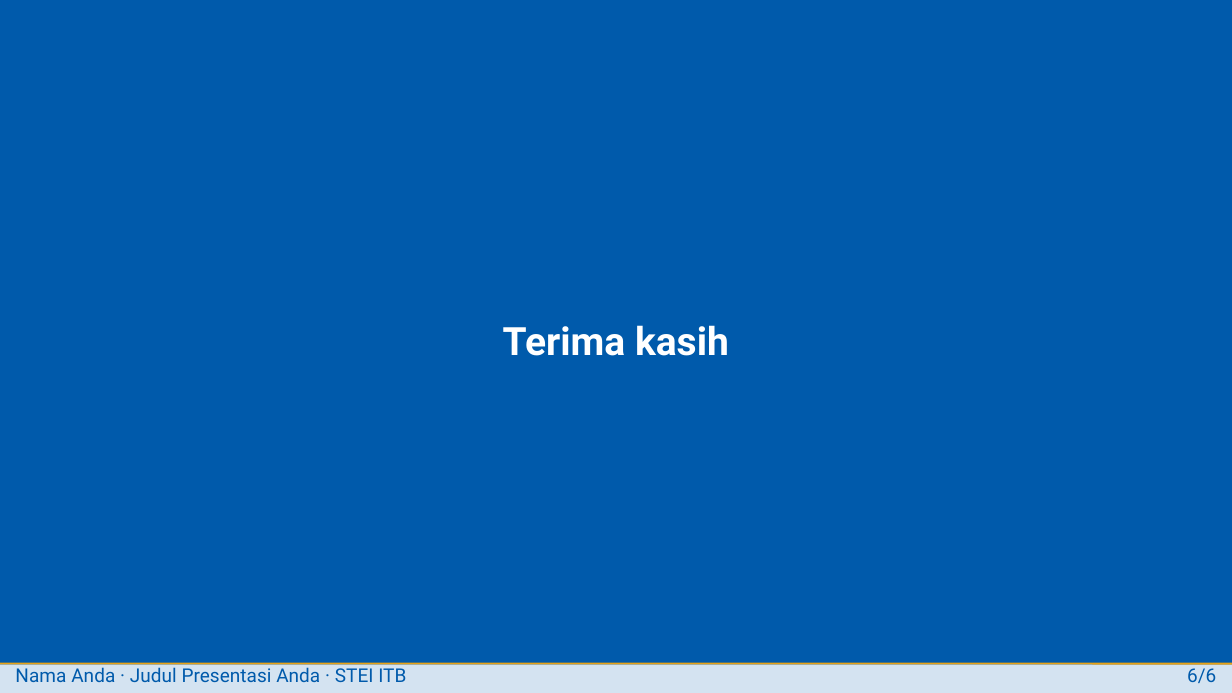
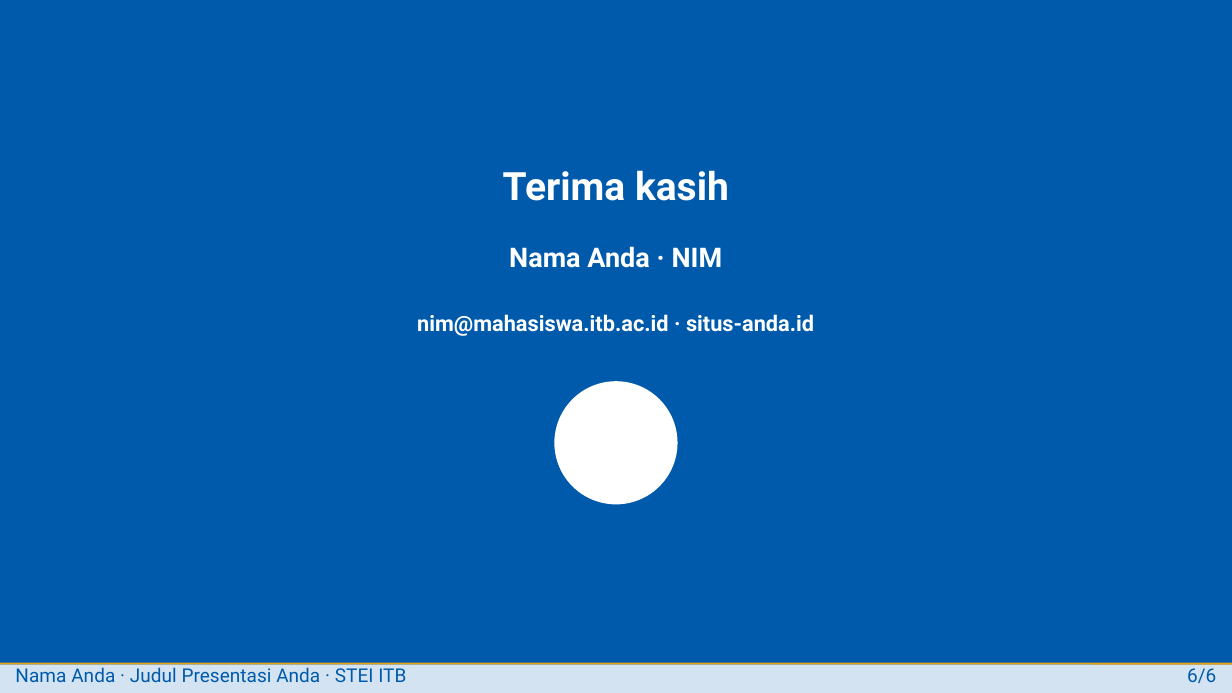
Before and after one commit to situkangsayur/deck-templates, a slide deck: slide 10 of itb-stei/libreoffice/contoh-itb.pptx. Drawn at 1232x693 pixels with LibreOffice and Linux fonts; fonts in the diff are those of the drawing; background and template pictures are left out. Boxes give left, top, right and bottom in pixels: in the first picture for what was removed or moved away, otherwise in the second. Text is boxed around its words. In the diff, an @@ line names an element or a change of style, - is before the commit and + after.

Commit message:
ITB STEI: slide penutup dengan logo ITB serta nama, NIM, email dan web

```diff
--- a/itb-stei/libreoffice/contoh-itb.pptx
+++ b/itb-stei/libreoffice/contoh-itb.pptx
@@ title "Terima kasih": place and size @@
-title "Terima kasih" at box(503, 325, 729, 356)
+title "Terima kasih" at box(503, 170, 729, 201)
@@ title "Terima kasih" at box(503, 170, 729, 201): vertical alignment middle to top @@
@@ text added at box(509, 246, 723, 268), 15.8 pt, text #FFFFFF, bold @@
+Nama Anda · NIM
@@ text added at box(417, 314, 814, 336), 12.7 pt, text #FFFFFF, bold @@
+nim@mahasiswa.itb.ac.id · situs-anda.id
@@ ellipse added at box(554, 381, 678, 504), fill #FFFFFF @@
```
Also in this commit, not shown: 8 other files.
